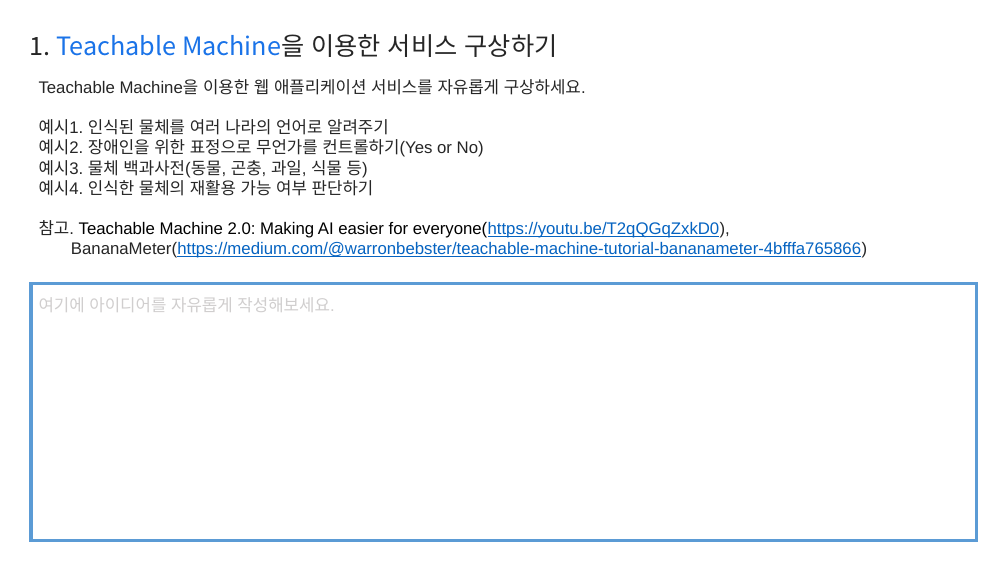
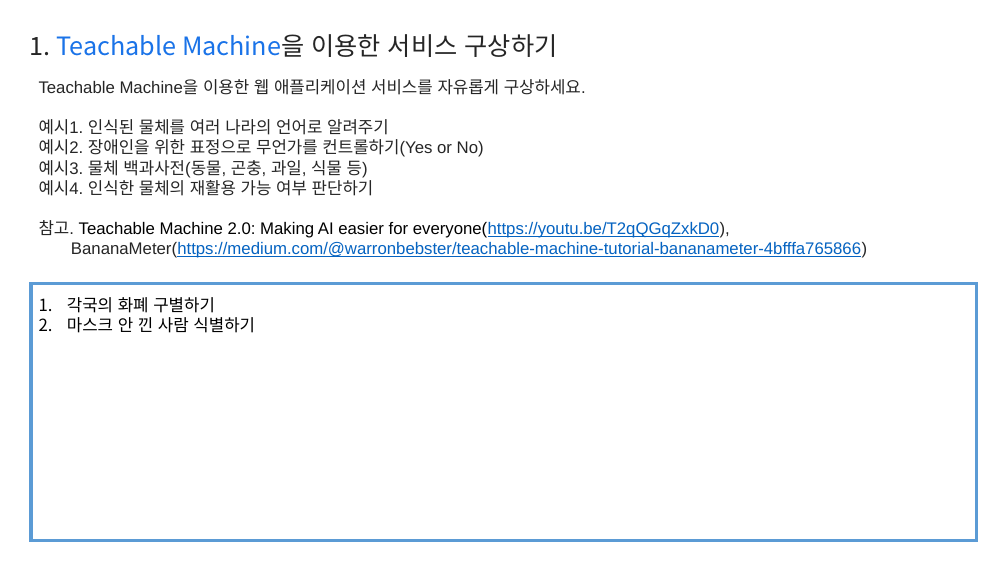
Before and after one commit to LPMINO/template, a slide deck: slide 2 of Report.pptx. Drawn at 1008x567 pixels with LibreOffice and Linux fonts; fonts in the diff are those of the drawing. Boxes give left, top, right and bottom in pixels: in the first picture for what was removed or moved away, otherwise in the second. Text is boxed around its words. In the diff, an @@ line names an element or a change of style, - is before the commit and + after.

```diff
--- a/Report.pptx
+++ b/Report.pptx
@@ text at <box>67,297,255,333</box>: text changed; text colour #D0CECE to #000000 @@
-여기에 아이디어를 자유롭게 작성해보세요.
+1. 각국의 화폐 구별하기
+2. 마스크 안 낀 사람 식별하기
```
Also in this commit, not shown: 1 other slide changed.
